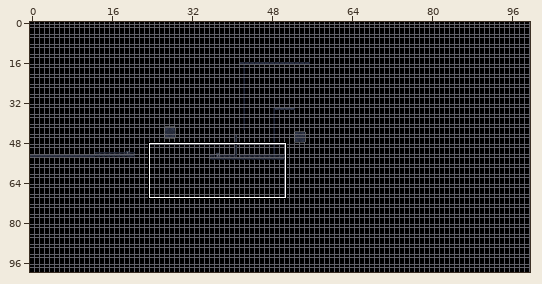
Level history. Tiled map (JSON): Maps/level3.json. Above: a wide view before the commit, with the close-up outlined.
Close-up. Before the edit:
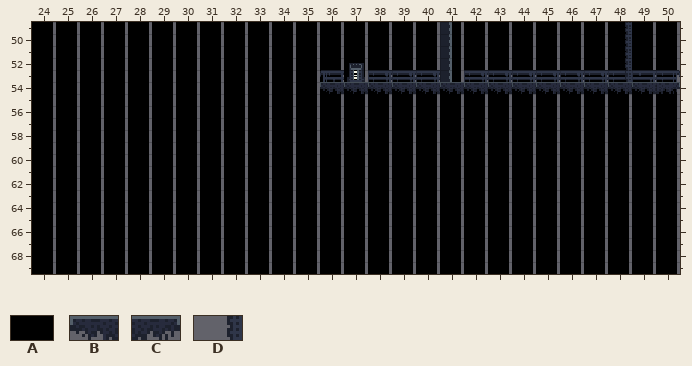
Cells are 16x8 px. Shown: x 24..50, y 49..69. The commit also changed other parts of the map, which this record leaves out.
Key: from "Goal": A 17; from "industrial.v1": B 64, C 65, D 174.
_ is an empty cell, # one hidden under a higher layer.
Layers that did not change in this view are not listed.
Layer "Black" before, first column x 24:
49 AAAAAAAAAAAAAAAAAAAAAAAAAAA
50 AAAAAAAAAAAAAAAAAAAAAAAAAAA
51 AAAAAAAAAAAAAAAAAAAAAAAAAAA
52 AAAAAAAAAAAAAAAAAAAAAAAAAAA
53 AAAAAAAAAAAAAAAAAAAAAAAAAAA
54 AAAAAAAAAAAAAAAAAAAAAAAAAAA
55 AAAAAAAAAAAAAAAAAAAAAAAAAAA
56 AAAAAAAAAAAAAAAAAAAAAAAAAAA
57 AAAAAAAAAAAAAAAAAAAAAAAAAAA
58 AAAAAAAAAAAAAAAAAAAAAAAAAAA
59 AAAAAAAAAAAAAAAAAAAAAAAAAAA
60 AAAAAAAAAAAAAAAAAAAAAAAAAAA
61 AAAAAAAAAAAAAAAAAAAAAAAAAAA
62 AAAAAAAAAAAAAAAAAAAAAAAAAAA
63 AAAAAAAAAAAAAAAAAAAAAAAAAAA
64 AAAAAAAAAAAAAAAAAAAAAAAAAAA
65 AAAAAAAAAAAAAAAAAAAAAAAAAAA
66 AAAAAAAAAAAAAAAAAAAAAAAAAAA
67 AAAAAAAAAAAAAAAAAAAAAAAAAAA
68 AAAAAAAAAAAAAAAAAAAAAAAAAAA
69 AAAAAAAAAAAAAAAAAAAAAAAAAAA
Layer "WorldLayer" before, first column x 24:
49 ________________________D__
50 ________________________D__
51 ________________________D__
52 ________________________D__
53 ________________________D__
54 ____________BBBBBBBBBBBBBBC
55 ___________________________
56 ___________________________
57 ___________________________
58 ___________________________
59 ___________________________
60 ___________________________
61 ___________________________
62 ___________________________
63 ___________________________
64 ___________________________
65 ___________________________
66 ___________________________
67 ___________________________
68 ___________________________
69 ___________________________
After:
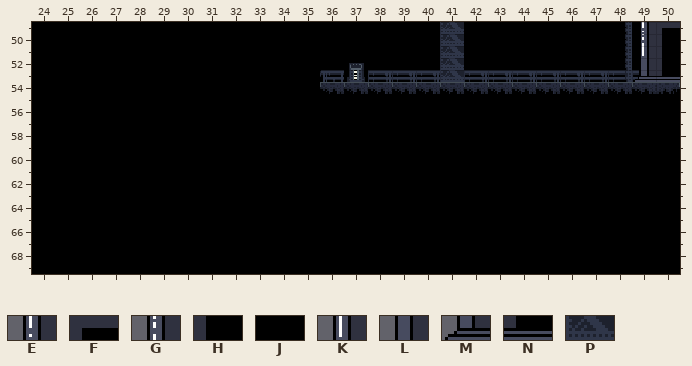
Further tiles: from "Goal": E 10, F 11, G 15, H 16, J 19, K 20, L 25, M 30, N 31; from "industrial.v1": P 44.
Edits made:
{"where": "layer \"Black\""}
{"y":49,"x":24,"old":"AAAAAAAAAAAAAAAAAAAAAAAA","new":"JJJJJJJJJJJJJJJJJ#JJJJJJ"}
{"y":49,"x":49,"old":"AA","new":"J#"}
{"y":50,"x":24,"old":"AAAAAAAAAAAAAAAAAAAAAAAA","new":"JJJJJJJJJJJJJJJJJ#JJJJJJ"}
{"y":50,"x":49,"old":"AA","new":"J#"}
{"y":51,"x":24,"old":"AAAAAAAAAAAAAAAAAAAAAAAA","new":"JJJJJJJJJJJJJJJJJ#JJJJJJ"}
{"y":51,"x":49,"old":"AA","new":"J#"}
{"y":52,"x":24,"old":"AAAAAAAAAAAAAAAAAAAAAAAA","new":"JJJJJJJJJJJJJJJJJ#JJJJJJ"}
{"y":52,"x":49,"old":"AA","new":"J#"}
{"y":53,"x":24,"old":"AAAAAAAAAAAA","new":"JJJJJJJJJJJJ"}
{"y":53,"x":37,"old":"A","new":"J"}
{"y":53,"x":41,"old":"A","new":"#"}
{"y":53,"x":49,"old":"AA","new":"J#"}
{"y":54,"x":24,"old":"AAAAAAAAAAAA","new":"JJJJJJJJJJJJ"}
{"y":54,"x":50,"old":"A","new":"J"}
{"y":55,"x":24,"old":"AAAAAAAAAAAAAAAAAAAAAAAAAAA","new":"JJJJJJJJJJJJJJJJJJJJJJJJJJJ"}
{"y":56,"x":24,"old":"AAAAAAAAAAAAAAAAAAAAAAAAAAA","new":"JJJJJJJJJJJJJJJJJJJJJJJJJJJ"}
{"y":57,"x":24,"old":"AAAAAAAAAAAAAAAAAAAAAAAAAAA","new":"JJJJJJJJJJJJJJJJJJJJJJJJJJJ"}
{"y":58,"x":24,"old":"AAAAAAAAAAAAAAAAAAAAAAAAAAA","new":"JJJJJJJJJJJJJJJJJJJJJJJJJJJ"}
{"y":59,"x":24,"old":"AAAAAAAAAAAAAAAAAAAAAAAAAAA","new":"JJJJJJJJJJJJJJJJJJJJJJJJJJJ"}
{"y":60,"x":24,"old":"AAAAAAAAAAAAAAAAAAAAAAAAAAA","new":"JJJJJJJJJJJJJJJJJJJJJJJJJJJ"}
{"y":61,"x":24,"old":"AAAAAAAAAAAAAAAAAAAAAAAAAAA","new":"JJJJJJJJJJJJJJJJJJJJJJJJJJJ"}
{"y":62,"x":24,"old":"AAAAAAAAAAAAAAAAAAAAAAAAAAA","new":"JJJJJJJJJJJJJJJJJJJJJJJJJJJ"}
{"y":63,"x":24,"old":"AAAAAAAAAAAAAAAAAAAAAAAAAAA","new":"JJJJJJJJJJJJJJJJJJJJJJJJJJJ"}
{"y":64,"x":24,"old":"AAAAAAAAAAAAAAAAAAAAAAAAAAA","new":"JJJJJJJJJJJJJJJJJJJJJJJJJJJ"}
{"y":65,"x":24,"old":"AAAAAAAAAAAAAAAAAAAAAAAAAAA","new":"JJJJJJJJJJJJJJJJJJJJJJJJJJJ"}
{"y":66,"x":24,"old":"AAAAAAAAAAAAAAAAAAAAAAAAAAA","new":"JJJJJJJJJJJJJJJJJJJJJJJJJJJ"}
{"y":67,"x":24,"old":"AAAAAAAAAAAAAAAAAAAAAAAAAAA","new":"JJJJJJJJJJJJJJJJJJJJJJJJJJJ"}
{"y":68,"x":24,"old":"AAAAAAAAAAAAAAAAAAAAAAAAAAA","new":"JJJJJJJJJJJJJJJJJJJJJJJJJJJ"}
{"y":69,"x":24,"old":"AAAAAAAAAAAAAAAAAAAAAAAAAAA","new":"JJJJJJJJJJJJJJJJJJJJJJJJJJJ"}
{"where": "layer \"WorldLayer\""}
{"y":49,"x":41,"old":"_","new":"P"}
{"y":49,"x":49,"old":"__","new":"EF"}
{"y":50,"x":41,"old":"_","new":"P"}
{"y":50,"x":49,"old":"__","new":"GH"}
{"y":51,"x":41,"old":"_","new":"P"}
{"y":51,"x":49,"old":"__","new":"KH"}
{"y":52,"x":41,"old":"_","new":"P"}
{"y":52,"x":49,"old":"__","new":"LH"}
{"y":53,"x":41,"old":"_","new":"P"}
{"y":53,"x":49,"old":"__","new":"MN"}
{"label":"changed","picture_box":[53,22,680,274]}
